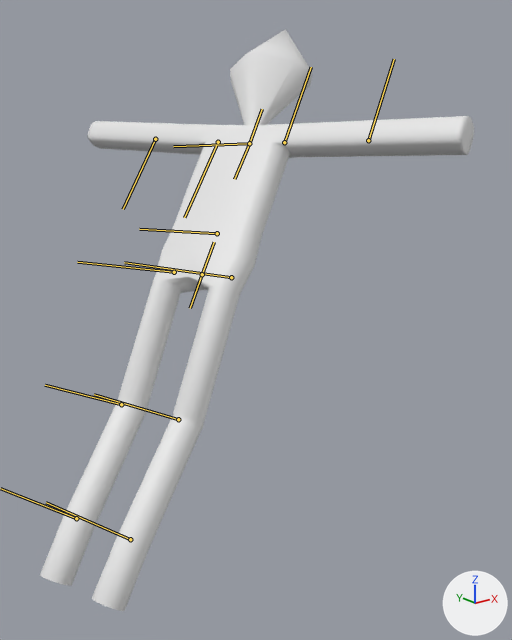
Renders of the FBX model ActionGame/Resources/Model/Enemy/Mokuzin/Mokuzin_02.fbx from each side of a commit.
Both versions are drawn from a camera (50 mm lens) standing at (-4.07, -10.41, 8.48) and looking at (4.47, 0.27, 4.21). Arrows for +X, +Y and +Z are at lower right; the lights stay in place. Both versions are drawn at frame 1 of the action 'アーマチュア|LightAction'; the numbers are the values there. The bones that bend it are drawn over the model as lines.

The first picture shows 'Body'.
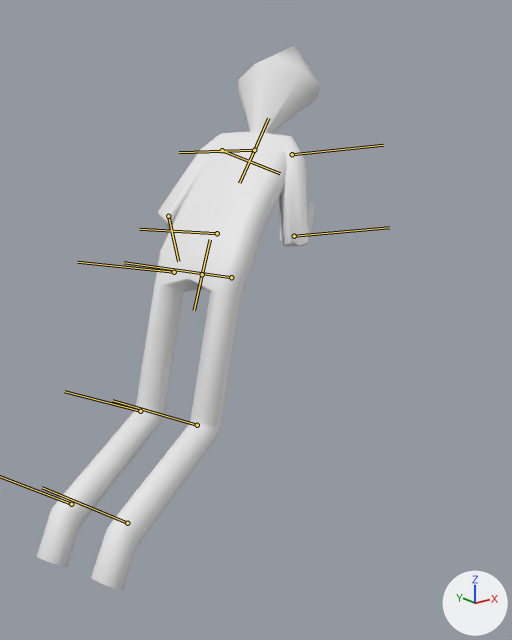
Location of each change, (x1, y1, x2, y2) in pixels of the pictures (512 x 640 px):
'Body', posed (35% narrower, 7% shorter)
    before: (40, 29, 474, 611)
    after: (37, 46, 320, 590)
bone 'Bone_L', root to tip
    before: (249, 143) to (234, 179)
    after: (254, 150) to (239, 183)
bone 'Bone_L.001', root to tip
    before: (218, 142) to (184, 217)
    after: (222, 150) to (280, 173)
bone 'Bone_L.002', root to tip
    before: (155, 139) to (123, 209)
    after: (168, 216) to (178, 261)
bone 'Bone_R', root to tip
    before: (249, 143) to (262, 109)
    after: (254, 150) to (268, 118)
bone 'Bone_R.001', root to tip
    before: (284, 142) to (311, 67)
    after: (292, 154) to (383, 145)
bone 'Bone_R.002', root to tip
    before: (368, 140) to (394, 59)
    after: (294, 236) to (389, 227)
bone 'Bone.002_L', root to tip
    before: (202, 274) to (190, 308)
    after: (202, 274) to (194, 310)
bone 'Bone.002_L.002', root to tip
    before: (178, 419) to (94, 394)
    after: (197, 425) to (112, 400)
bone 'Bone.002_L.003', root to tip
    before: (130, 539) to (46, 502)
    after: (127, 523) to (42, 487)
bone 'Bone.002_R', root to tip
    before: (202, 274) to (214, 242)
    after: (202, 274) to (210, 239)
bone 'Bone.002_R.002', root to tip
    before: (121, 404) to (45, 385)
    after: (140, 411) to (64, 391)

The change in detail:
Bone 'Bone' (bone_bone) turns from (0, 0, 0) to (0, 6, 0) degrees about its own x, y and z.
Bone 'Bone_L' (bone_bone_l) turns from (0, 0, 4) to (0, 0, 0) degrees about its own x, y and z.
Bone 'Bone_L.001' (bone_bone_l_001) turns from (0, 0, 0) to (0, 0, -70) degrees about its own x, y and z.
Bone 'Bone_L.002' (bone_bone_l_002) turns from (0, 0, 0) to (20, 132, 42) degrees about its own x, y and z.
Bone 'Bone_R' (bone_bone_r) turns from (0, 0, 0) to (0, 11, 0) degrees about its own x, y and z.
Bone 'Bone_R.001' (bone_bone_r_001) turns from (0, 0, 0) to (5, 8, 70) degrees about its own x, y and z.
Bone 'Bone_R.002' (bone_bone_r_002) turns from (0, 0, 0) to (0, 133, 0) degrees about its own x, y and z.
Bone 'Bone.002_L' (bone_bone_002_l) turns from (0, 0, 0) to (-11, 0, 0) degrees about its own x, y and z.
Bone 'Bone.002_L.002' (bone_bone_002_l_002) turns from (0, 3, 0) to (0, 36, 0) degrees about its own x, y and z.
Bone 'Bone.002_L.003' (bone_bone_002_l_003) turns from (0, 0, 0) to (0, -44, 0) degrees about its own x, y and z.
Bone 'Bone.002_R' (bone_bone_002_r) turns from (0, 0, 0) to (11, 0, 0) degrees about its own x, y and z.
Bone 'Bone.002_R.002' (bone_bone_002_r_002) turns from (0, 0, 0) to (0, 33, 0) degrees about its own x, y and z.
Bone 'Bone.002_R.003' (bone_bone_002_r_003) turns from (0, 0, 0) to (0, -44, 0) degrees about its own x, y and z.
